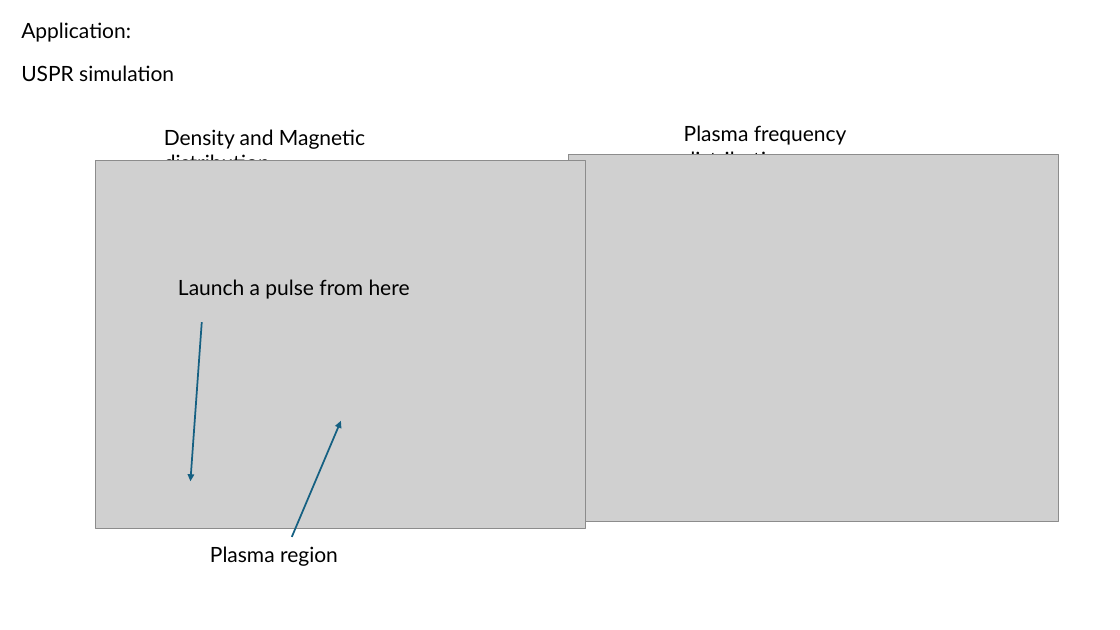
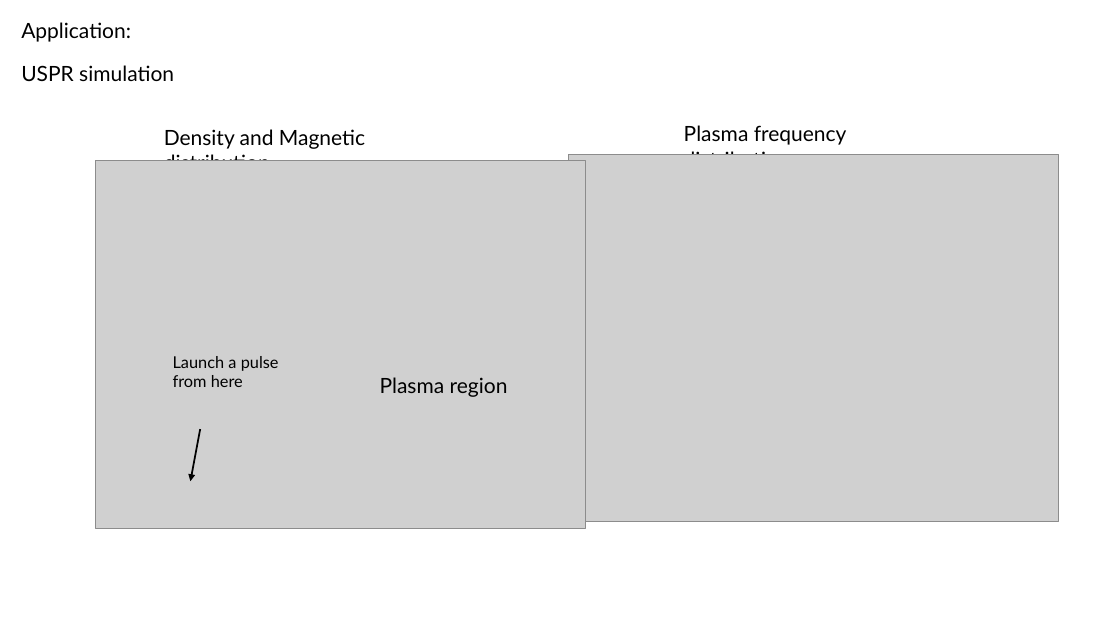
Before and after one commit to USTC-star/computer_share, a slide deck: slide 12 of 1D full wave simulation in magnetic plasma.pptx (slide 11 before the commit). Drawn at 1120x630 pixels with LibreOffice and Linux fonts; fonts in the diff are those of the drawing; grey boxes stand for pictures. Boxes give left, top, right and bottom in pixels: in the first picture for what was removed or moved away, otherwise in the second. Text is boxed around its words. In the diff, an @@ line names an element or a change of style, - is before the commit and + after.

```diff
--- a/1D full wave simulation in magnetic plasma.pptx
+++ b/1D full wave simulation in magnetic plasma.pptx
@@ text "Launch a pulse from here": place and size @@
-text "Launch a pulse from here" at <box>178,279,410,299</box>
+text "Launch a pulse from here" at <box>173,356,279,387</box>
@@ text "Launch a pulse from here" at <box>173,356,279,387</box>: size 18 to 14 pt @@
@@ text "Plasma region": place and size @@
-text "Plasma region" at <box>210,546,338,566</box>
+text "Plasma region" at <box>380,377,508,397</box>
@@ arrow moved from (202, 323) - (191, 481) to (200, 429) - (191, 481) @@
@@ arrow (200, 429) - (191, 481): stroke #156082 1.5 pt to #000000 1.5 pt @@
@@ arrow removed from (292, 537) to (341, 421) @@
```
Also in this commit, not shown: 7 other slides changed, 3 slides added.
